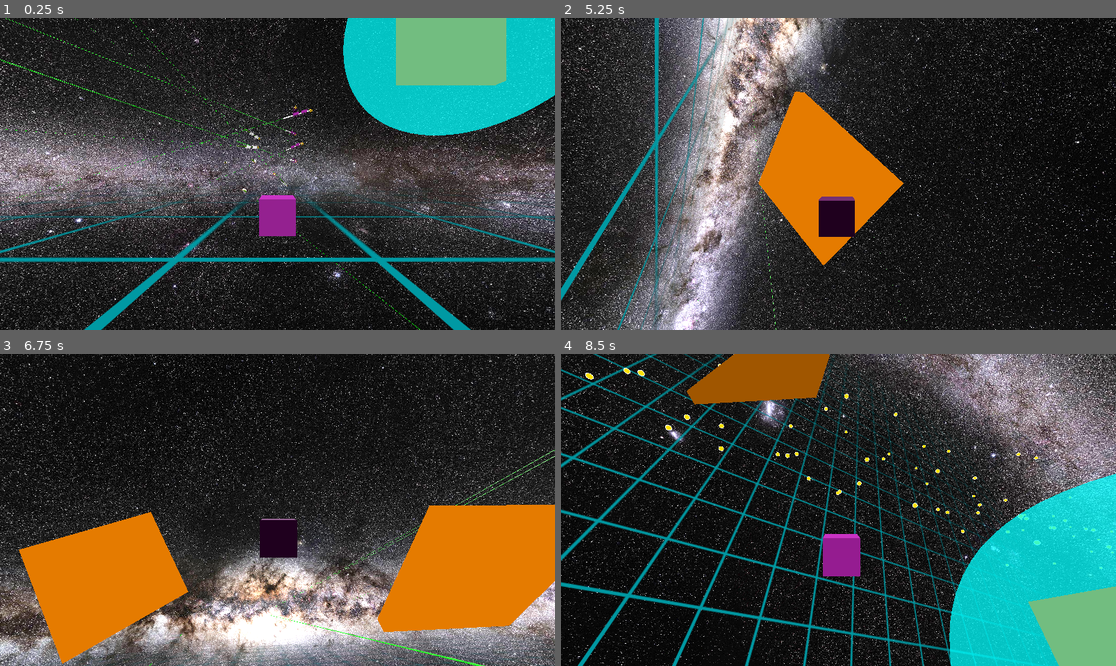
Above: before the commit, frames 1-4 (two rows, left to right).
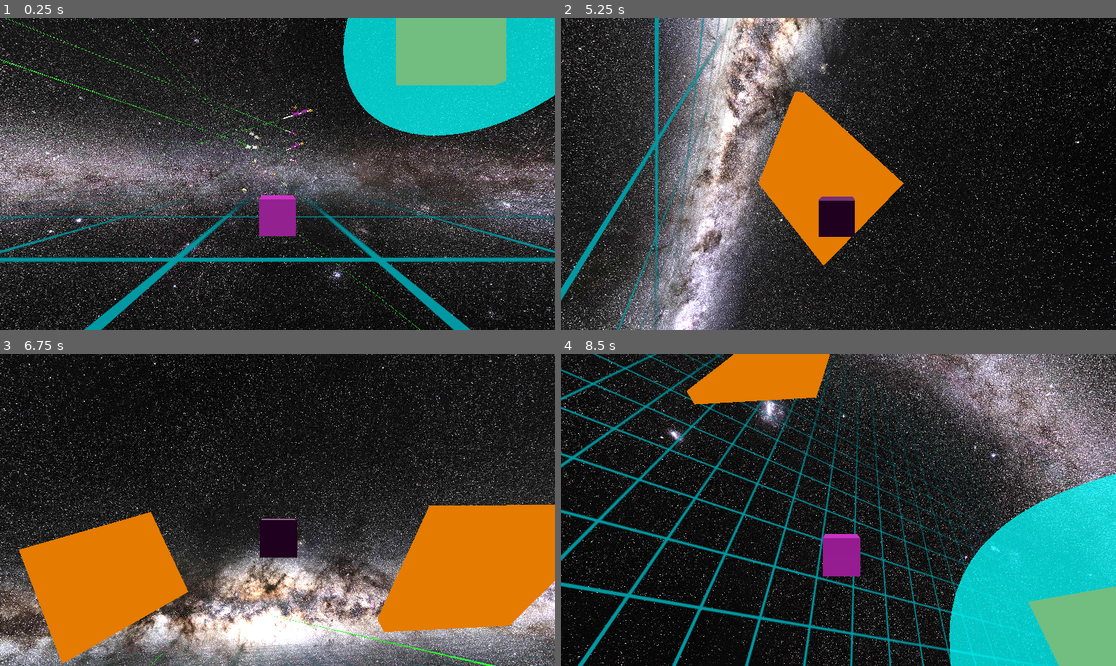
Above: after the commit, the same moments.

Repository: david-andrew/Aberration
Game: Godot game, scene res://world.tscn
Two runs of this game, one before a commit and one after it. Both use one fixed random seed, a clock stepped at 60 frames per second and the inputs below.
Inputs:
- Up to frame 1 (0.25 s): no input
- Up to frame 2 (5.25 s): hold Right (right) 0.53-1.28 s; hold A (a) 0.53-1.28 s; tap D (d) at 0.8, 1.35, 4.55 s; hold Down (down) 1.28-2.03 s; tap E (e) at 1.55 s; hold Right (right) 2.03-2.78 s; hold E (e) 2.03-2.78 s; tap S (s) at 2.3, 2.85 s; hold Up (up) 2.78-3.53 s; tap W (w) at 3.05 s; hold W (w) 3.53-4.28 s; hold Left (left) 3.53-5.03 s; tap A (a) at 3.8, 4.35 s; hold Down (down) from 5.03 s (still down); hold E (e) from 5.03 s (still down); tap Caps Lock (caps-lock) at 5.1 s
- Up to frame 3 (6.75 s): release Down (down) at 5.78 s; release E (e) at 5.78 s; hold Right (right) 5.78-6.53 s; tap Ctrl (ctrl) at 5.85 s; tap S (s) at 6.05 s; hold Up (up) from 6.53 s (still down); hold D (d) from 6.53 s (still down)
- Up to frame 4 (8.5 s): tap W (w) at 6.8 s; release Up (up) at 7.28 s; release D (d) at 7.28 s; hold Right (right) 7.28-8.03 s; tap E (e) at 7.35 s; tap A (a) at 7.55 s; hold Down (down) from 8.03 s (still down); hold Q (q) from 8.03 s (still down); tap D (d) at 8.3 s

The runs differ from the first frame. In frame 1, less than 0.1% of the frame differs, in the area x 1-64%, y 13-83%; in frame 2, less than 0.1%; in frame 3, 0.4%; in frame 4, 3.6%, in the area x 4-100%, y 0-70%.

Commit message:
make cannons select from a target instead of just picking the player

Diff:
--- a/scripts/cannon_module.gd
+++ b/scripts/cannon_module.gd
@@ -22,16 +22,17 @@
 	link_module_to_core(joint)
 
 	# DEBUG, replace with actual target
-	target = get_tree().current_scene.find_child('Player')
-	original_transform = Transform3D(transform)
+	#target = get_tree().current_scene.find_child('Player')
+
 
 	#target_sight_laser = $TargetSight
 	#target_sight_laser.visible = false
 
 	original_parent = get_parent()
-
+	original_transform = Transform3D(transform) # for calculating allowed deviation for aiming
 
 func _physics_process(delta):
+	select_best_target()
 	try_shoot_at_target()
 
 
